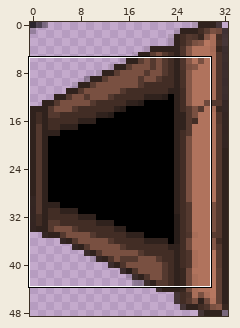
File history of a pixel-art sprite, app/src/main/res/drawable/puerta_sala_derecha.png. Above, an overview of the earlier version with the close-up marked.
Close-up. The starting point:
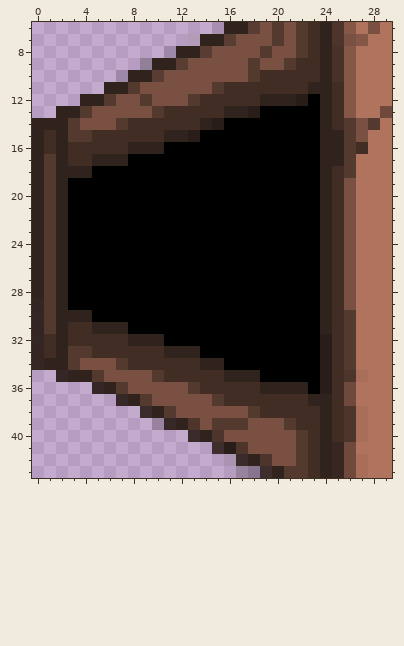
The file is 33x49 pixels. Pixels under 10% opacity are left out. Colours within 5 levels of each other are drawn and written as one. Shown: x 0..29, y 6..43.
The result:
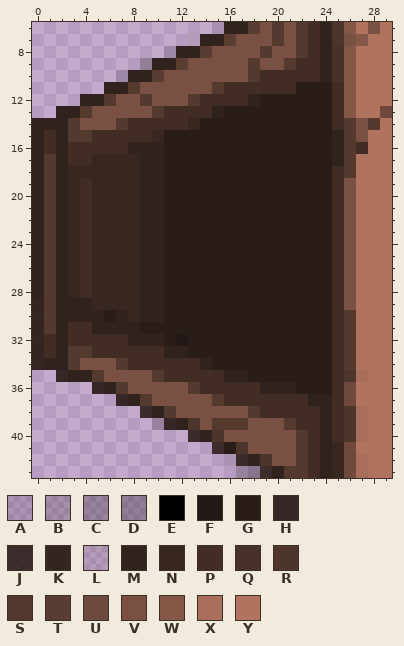
Palette (. is transparent): A #00000021  B #0000002a  C #0000003b  D #00000042  E #000000  F #221816  G #281d19  H #2c1f1aee  J #2e201ce6  K #2f211cf6  L #30221d1b  M #30221d  N #382720  P #422d25  Q #483128  R #4e352c  S #54392f  T #5a3d32  U #6e493c  V #795041  W #845747  X #a86e59  Y #b0735d
Difference:
Changed rows in their new state; - is an unchanged pixel.
first column x 3:
11 -------------------GGG
12 ---------------MGGG-GG
13 ------------MGG-GGGGGG
14 ----------NG-GGGGGGGGG
15 -------NGG-GGGGGGGGGGG
16 --------GGGGGGGGGGGGGG
17 --NNNNMMGGGGGGGGGGGGGG
18 NNNNNNMMGGGGGGGGGGGGGG
19 NPNNNNMMGGGGGGGGGGGGGG
20 NPNNNNMMGGGGGGGGGGGGGG
21 NPNNNNMMGGGGGGGGGGGGGG
22 NPNNNNMMGGGGGGGGGGGGGG
23 NPNNNNMMGGGGGGGGGGGGGG
24 NPNNNNMMGGGGGGGGGGGGGG
25 NPNNNNMMGGGGGGGGGGGGGG
26 NPNNNNMMGGGGGGGGGGGGGG
27 NPNNNNMMGGGGGGGGGGGGGG
28 NPNNNNMMGGGGGGGGGGGGGG
29 MMNNNNMMGGGGGGGGGGGGGG
30 --MGMNMMGGGGGGGGGGGGGG
31 -----MGGGGGGGGGGGGGGGG
32 --------GFGGGGGGGGGGG-
33 ----------GGGGGGGGGGG-
34 ------------GGGGGGGGG-
35 ---------------GGGGGG-
36 -------------------GG-
Boxes around the changes in both close-ups, in picture pixels (x1, y1, x2, y2):
changed: (68, 82, 332, 394)
